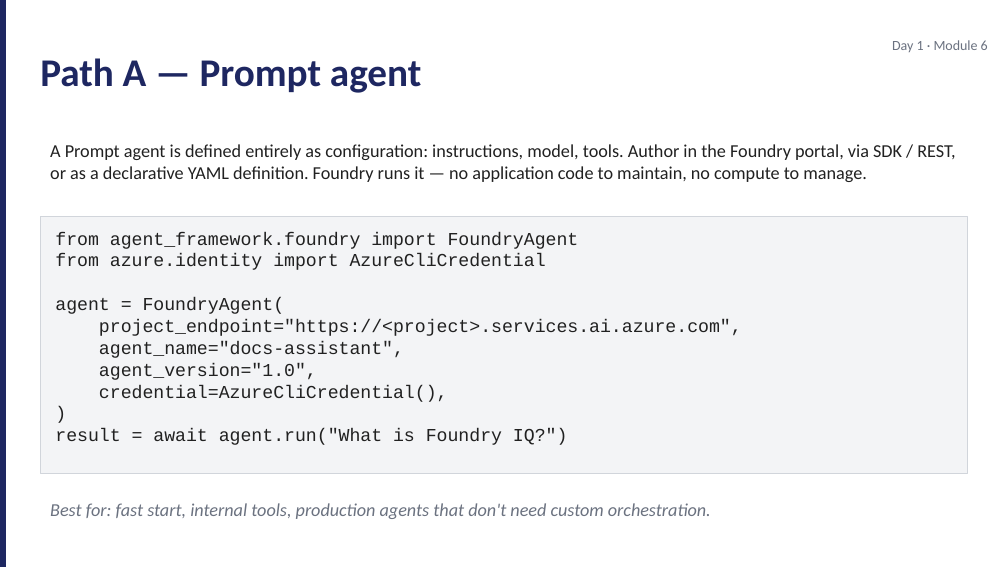
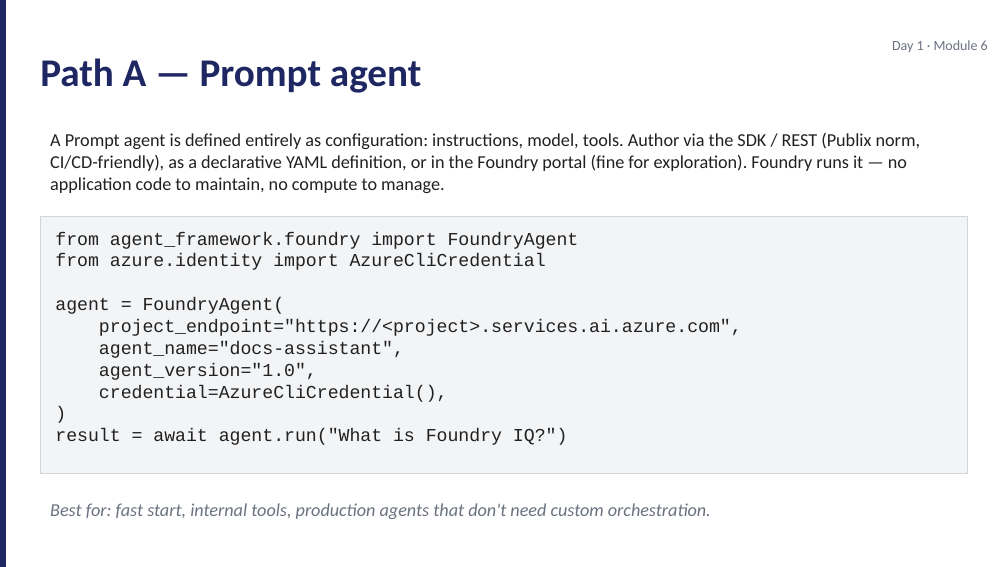
Before and after one commit to JimPiquant/Building-AI-Apps-and-Agents, a slide deck: slide 3 of decks/day1/module-6-hosting-options.pptx. Drawn at 1008x567 pixels with LibreOffice and Linux fonts; fonts in the diff are those of the drawing. Boxes give left, top, right and bottom in pixels: in the first picture for what was removed or moved away, otherwise in the second. Text is boxed around its words. In the diff, an @@ line names an element or a change of style, - is before the commit and + after.

```diff
--- a/decks/day1/module-6-hosting-options.pptx
+++ b/decks/day1/module-6-hosting-options.pptx
@@ text at box(50, 133, 920, 193): text changed @@
-A Prompt agent is defined entirely as configuration: instructions, model, tools. Author in the Foundry portal, via SDK / REST, or as a declarative YAML definition. Foundry runs it — no application code to maintain, no compute to manage.
+A Prompt agent is defined entirely as configuration: instructions, model, tools. Author via the SDK / REST (Publix norm, CI/CD-friendly), as a declarative YAML definition, or in the Foundry portal (fine for exploration). Foundry runs it — no application code to maintain, no compute to manage.
```
Also in this commit, not shown: 15 other files.
